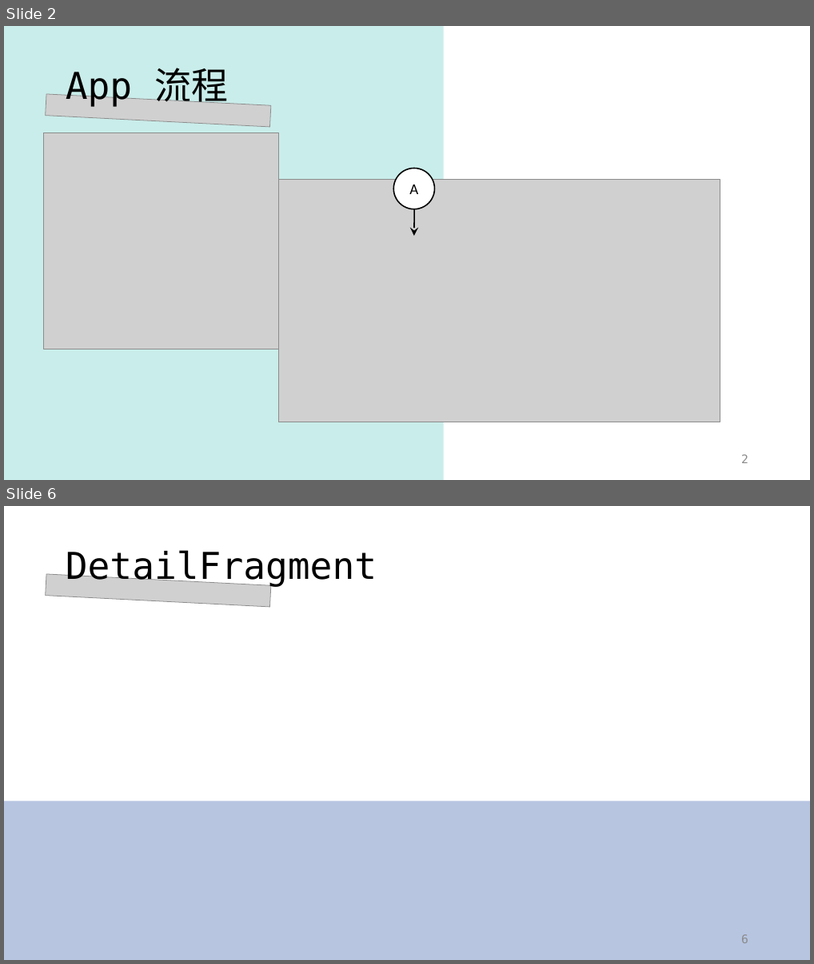
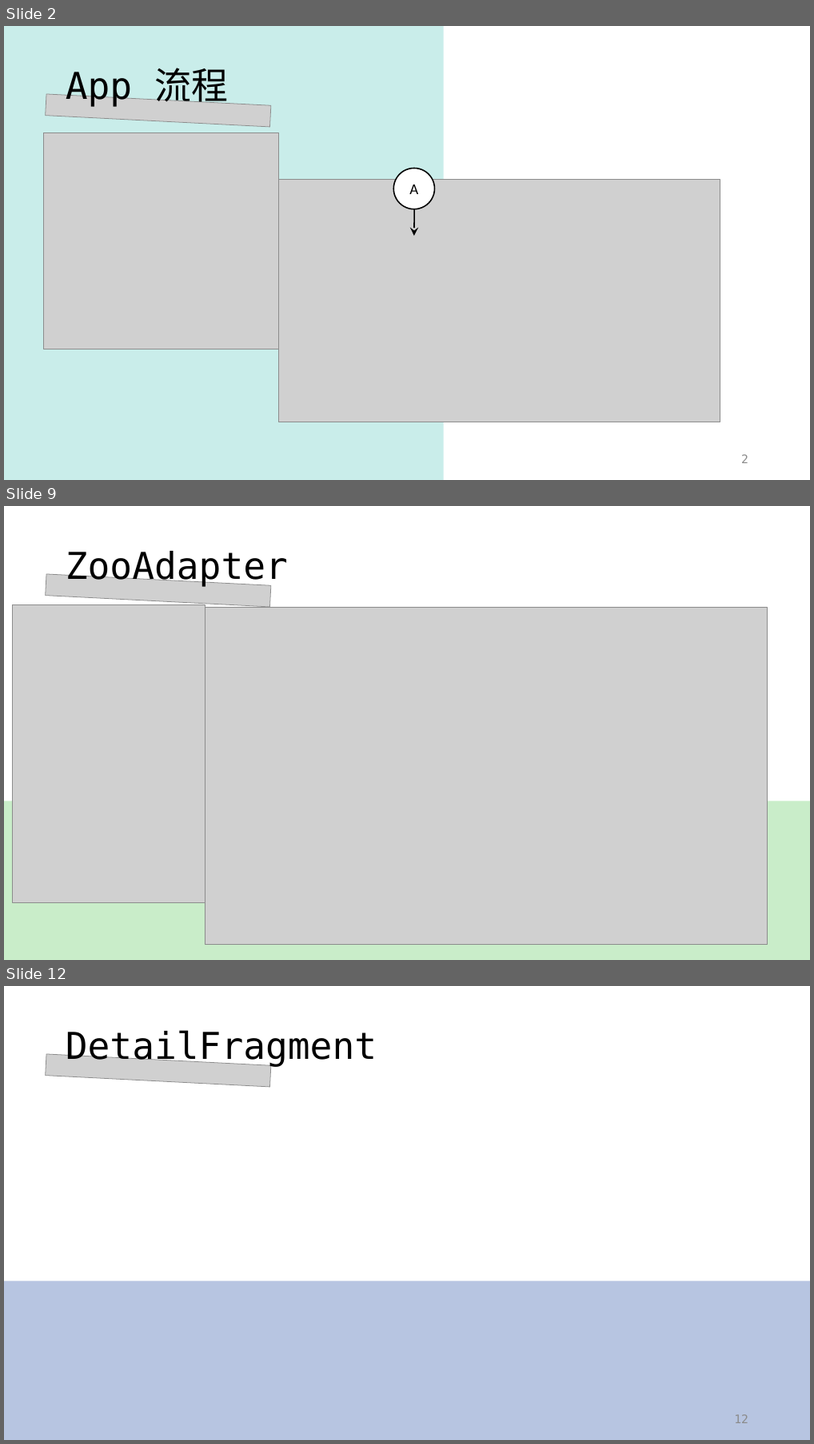
Before and after one commit to ccckyc/draw, a slide deck: Zoo.pptx. Shown one above the other, each under a label of ours: slides 2 and 6 before the commit, slides 2, 9 and 12 after it; the slides between them are not shown. The pictures are 814x964 and 814x1444 pixels, drawn with LibreOffice and Linux fonts; fonts in the diff are those of the drawing; grey boxes stand for pictures. Boxes give left, top, right and bottom in pixels: in the first picture for what was removed or moved away, otherwise in the second. Text is boxed around its words. In the diff, an @@ line names an element or a change of style, - is before the commit and + after.

```diff
--- a/Zoo.pptx
+++ b/Zoo.pptx
@@ slide 9 added at box(4, 506, 810, 960), background #FFFFFF @@
@@ title added at box(66, 551, 288, 588), 44 pt, text #000000 @@
+ZooAdapter
@@ picture added at box(46, 574, 271, 607) @@
@@ picture added at box(13, 605, 205, 903) @@
@@ picture added at box(205, 607, 767, 944) @@
@@ rectangle added at box(4, 800, 810, 960), fill #C9EDC9 @@
@@ page number added at box(742, 944, 749, 944), 14 pt, text #8C8C8C @@
+9
@@ what was slide 6 is now slide 12 @@
@@ page number at box(734, 1414, 749, 1423): text changed @@
-6
+12
```
Also in this commit, not shown: 3 slides changed, 5 other slides added, 1 other file.
